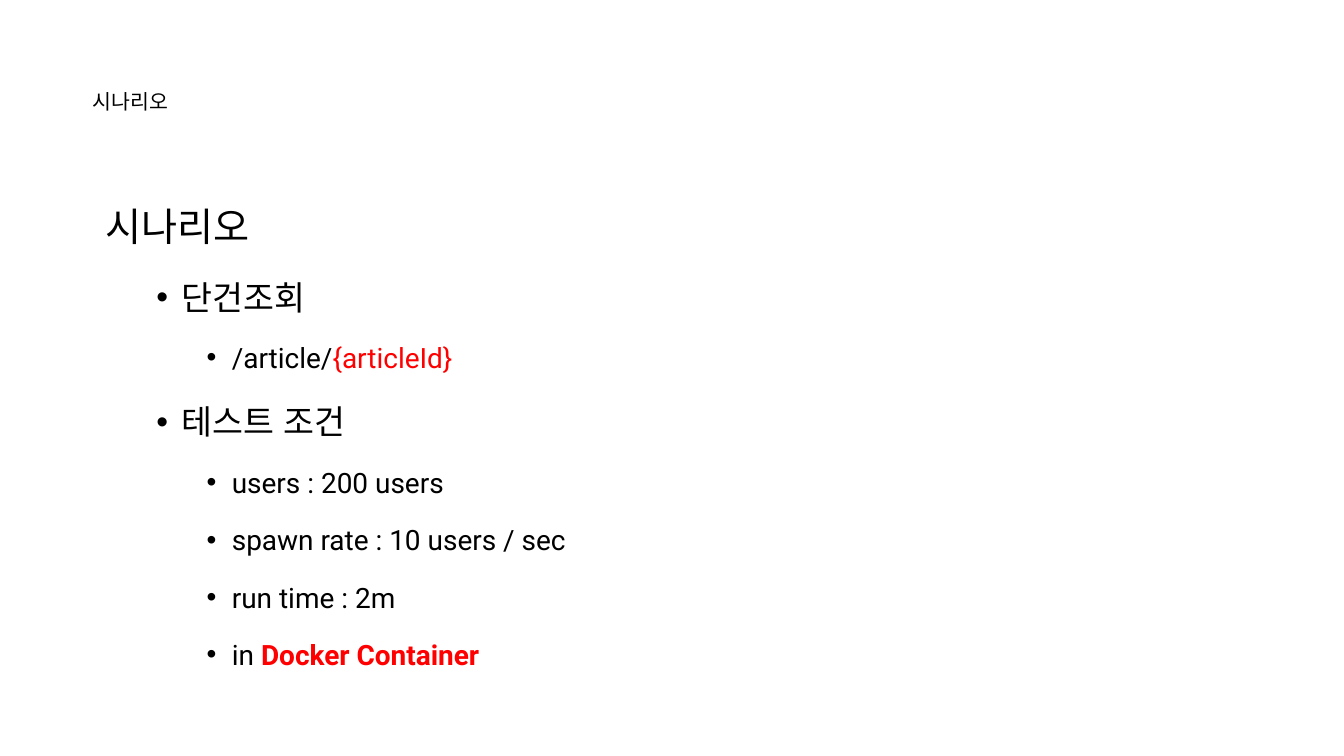
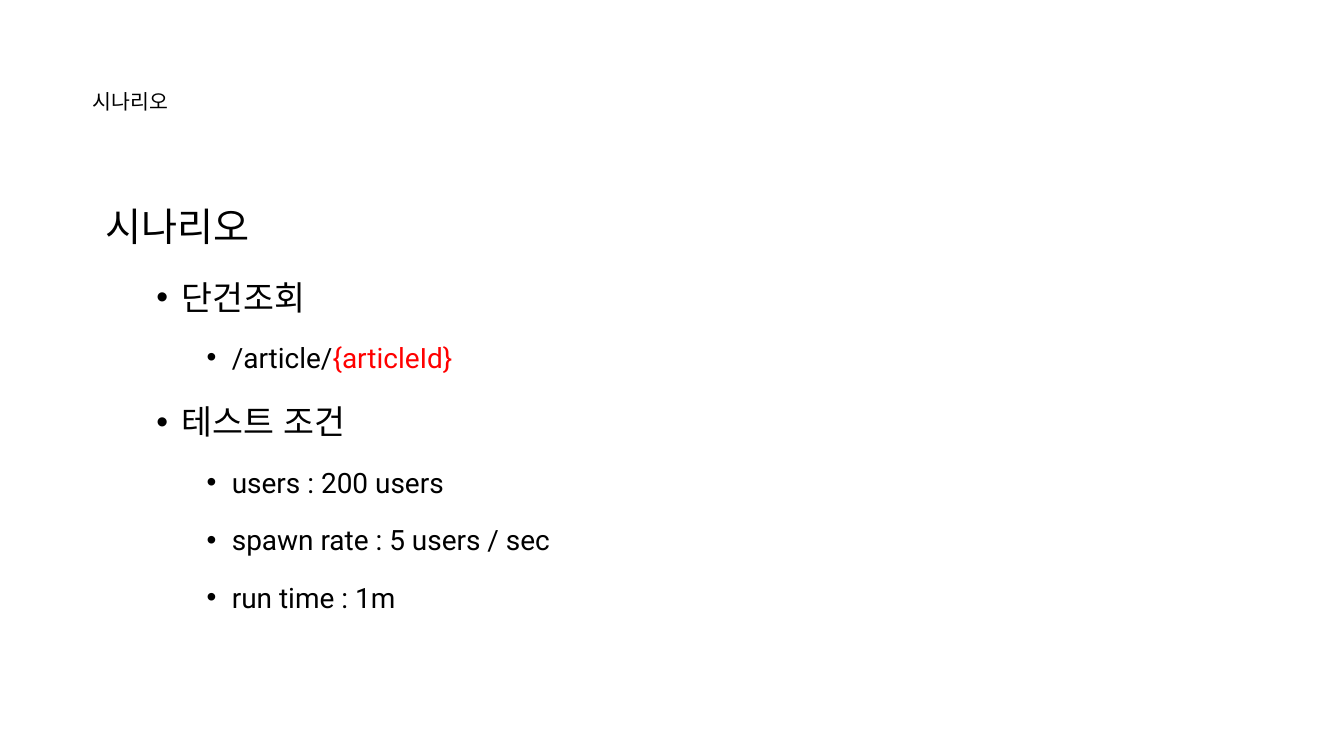
Before and after one commit to nayasis/fastcampus-hyper-webflux, a slide deck: slide 13 of 99.ppt/[Ch4-5. 비동기 서비스 부하 테스트.pptx (slide 15 before the commit). Drawn at 1344x756 pixels with LibreOffice and Linux fonts; fonts in the diff are those of the drawing; background and template pictures are left out. Boxes give left, top, right and bottom in pixels: in the first picture for what was removed or moved away, otherwise in the second. Text is boxed around its words. In the diff, an @@ line names an element or a change of style, - is before the commit and + after.

```diff
--- a/99.ppt/[Ch4-5. 비동기 서비스 부하 테스트.pptx
+++ b/99.ppt/[Ch4-5. 비동기 서비스 부하 테스트.pptx
@@ text at (232, 530, 550, 609): text changed @@
-    • spawn rate : 10 users / sec
-    • run time : 2m
-    • in Docker Container
+    • spawn rate : 5 users / sec
+    • run time : 1m
```
Also in this commit, not shown: 10 other slides changed, 4 slides added, 1 slide removed, 1 other file.
